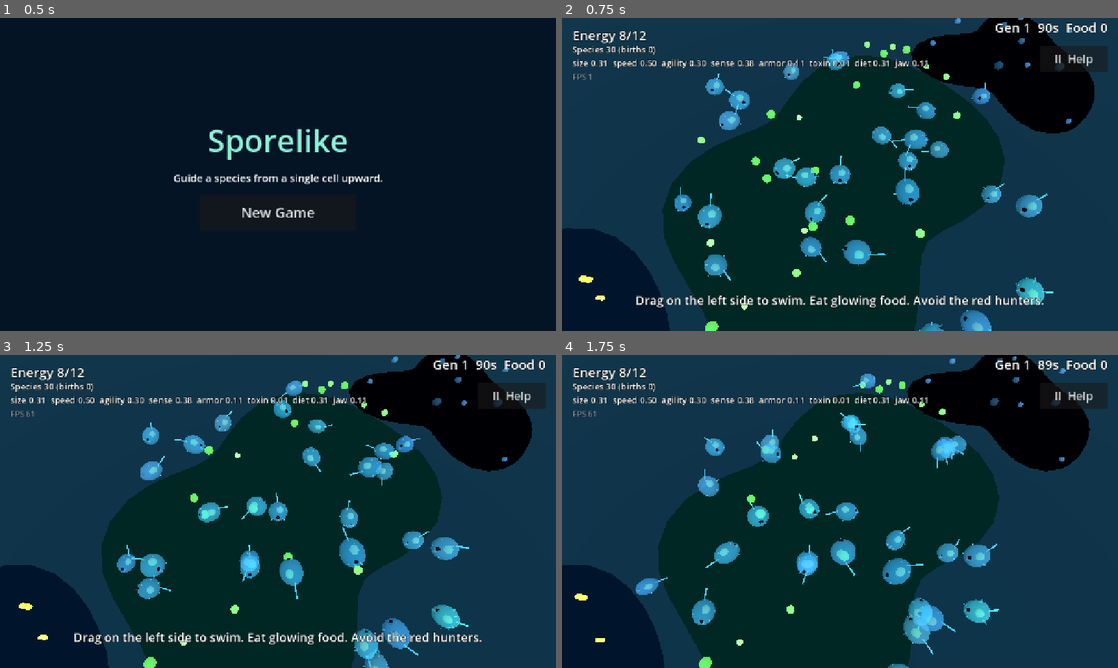
Above: before the commit, frames 1-4 (two rows, left to right).
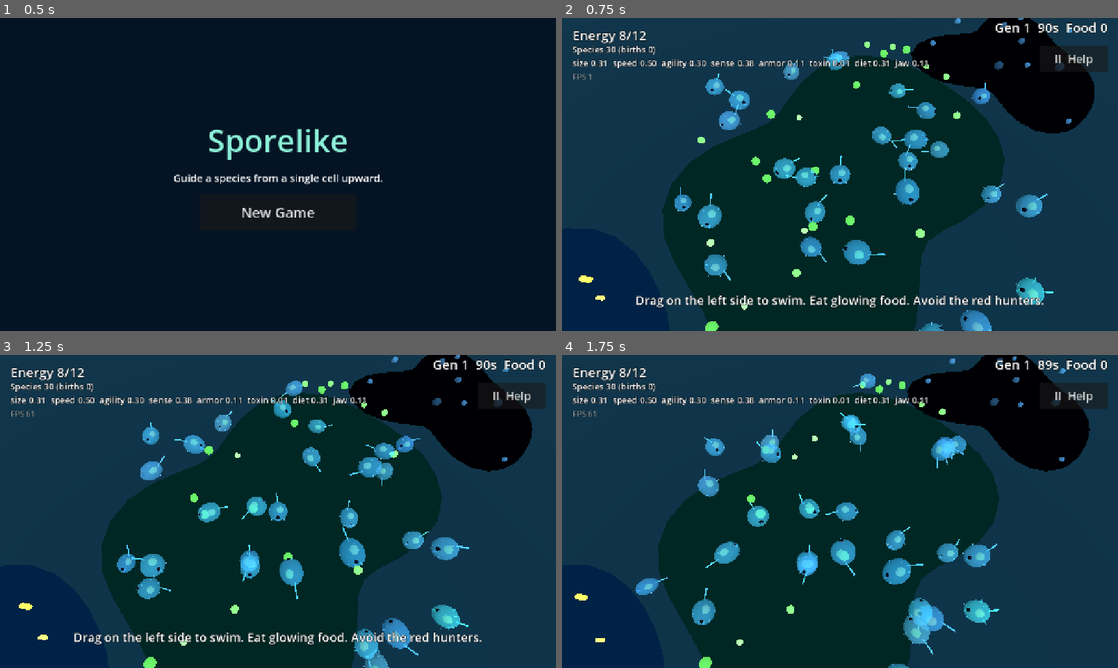
Above: after the commit, the same moments.

Repository: drag0nblad3/Sporelike-
Game: Godot game, scene res://scenes/main.tscn
The game is run twice, just before and just after one commit, with the same random seed, the same clock (stepped at 60 frames per second) and the same inputs.
Inputs (mouse positions are in pixels of both pictures, inside the frame that each line leads up to):
- Up to frame 1 (0.5 s): no input
- Up to frame 2 (0.75 s): click "New Game" at 0.5 s
- Up to frame 3 (1.25 s): no input
- Up to frame 4 (1.75 s): move the mouse to (962, 495) at 1.27 s; hold Right (ui_right) from 1.28 s (still down); click (962, 495) at 1.42 s

Frame 1 is identical in both runs. In frame 2, 4.9% of the frame differs, in the area x 0-20%, y 67-100%; in frame 3, 4.9%; in frame 4, 4.7%.

Commit message:
Brighten open-water floor so it reads apart from trenches
Co-Authored-By: Claude Opus 5.5 <noreply@anthropic.com>
Claude-Session: https://claude.ai/code/session_01LRZhwzL1ScNEsSmFRd9Hjh

Diff:
--- a/scripts/core/food_kind.gd
+++ b/scripts/core/food_kind.gd
@@ -39,7 +39,7 @@
 	plankton.drift_speed = 1.2
 	plankton.flee_speed = 5.5
 	plankton.hardness_max = 0.1
-	_patches(plankton, 6.0, 10.0, Color(0.1, 0.25, 0.35))
+	_patches(plankton, 6.0, 10.0, Color(0.14, 0.34, 0.52))
 
 	# Shells: beds around warm vents. Very rich, needs a strong jaw.
 	var shells := _make("shells", Color(0.75, 0.45, 1.0), 5.0, false, 0.2, 1.8)
